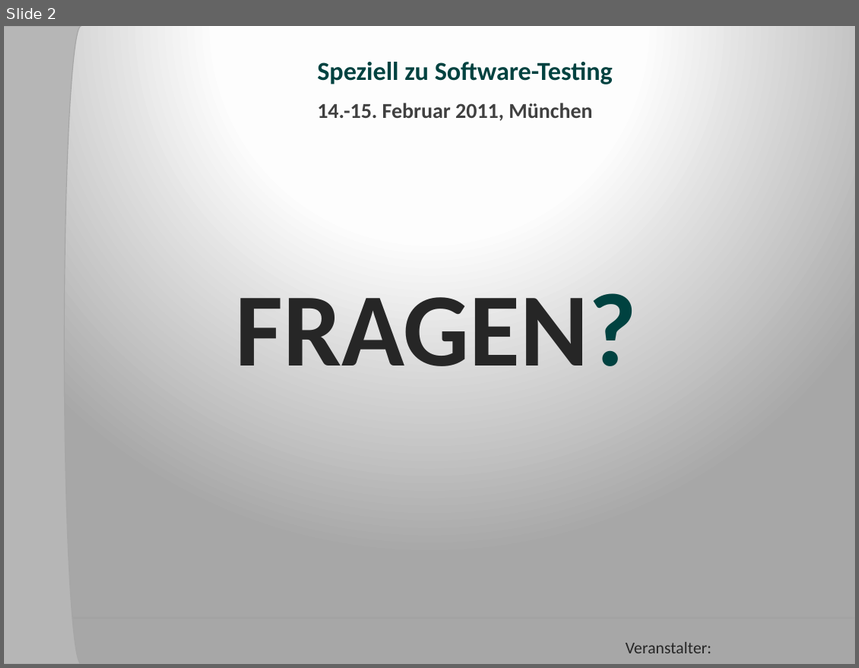
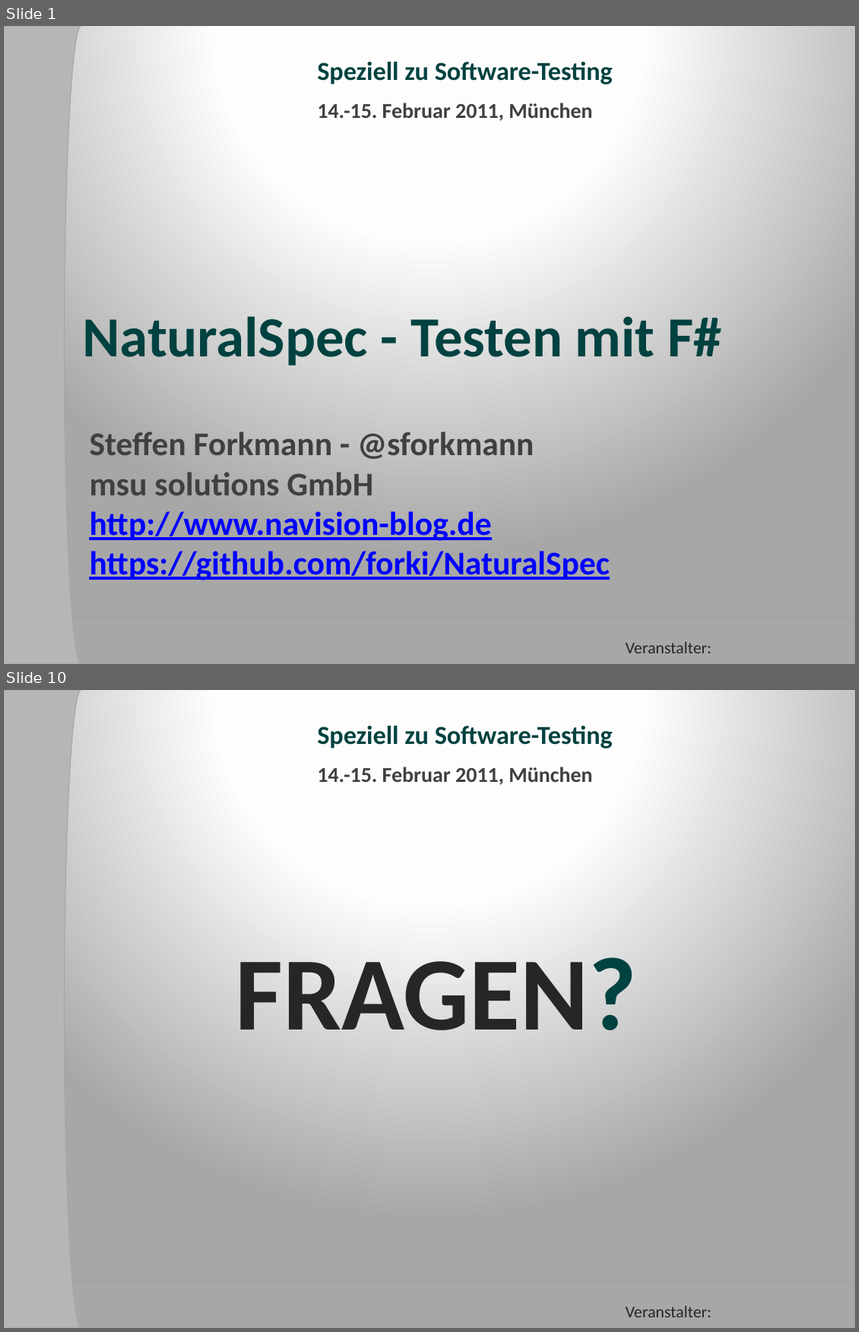
Before and after one commit to forki/NaturalSpec, a slide deck: slides/NaturalSpec_ADC2011_German.pptx. Shown one above the other, each under a label of ours: slide 2 before the commit, slides 1 and 10 after it; the slides between them are not shown. The pictures are 859x668 and 859x1332 pixels, drawn with LibreOffice and Linux fonts; fonts in the diff are those of the drawing; background and template pictures are left out. Boxes give left, top, right and bottom in pixels: in the first picture for what was removed or moved away, otherwise in the second. Text is boxed around its words. In the diff, an @@ line names an element or a change of style, - is before the commit and + after.

```diff
--- a/slides/NaturalSpec_ADC2011_German.pptx
+++ b/slides/NaturalSpec_ADC2011_German.pptx
@@ slide 1 added at [4, 26, 855, 664], background gradient #FFFFFF to #FEFEFE to #A7A7A7; not listed: 4 template elements that a slide beside it also shows @@
@@ title added at [83, 316, 722, 366], 48 pt, text #004240, bold @@
+NaturalSpec - Testen mit F#
@@ subtitle added at [89, 432, 610, 581], 28 pt, text #0000FF, bold, underline @@
+Steffen Forkmann - @sforkmann
+msu solutions GmbH
+http://www.navision-blog.de
+https://github.com/forki/NaturalSpec
@@ what was slide 2 is now slide 10 @@
```
Also in this commit, not shown: 8 other slides added, 1 slide removed.
